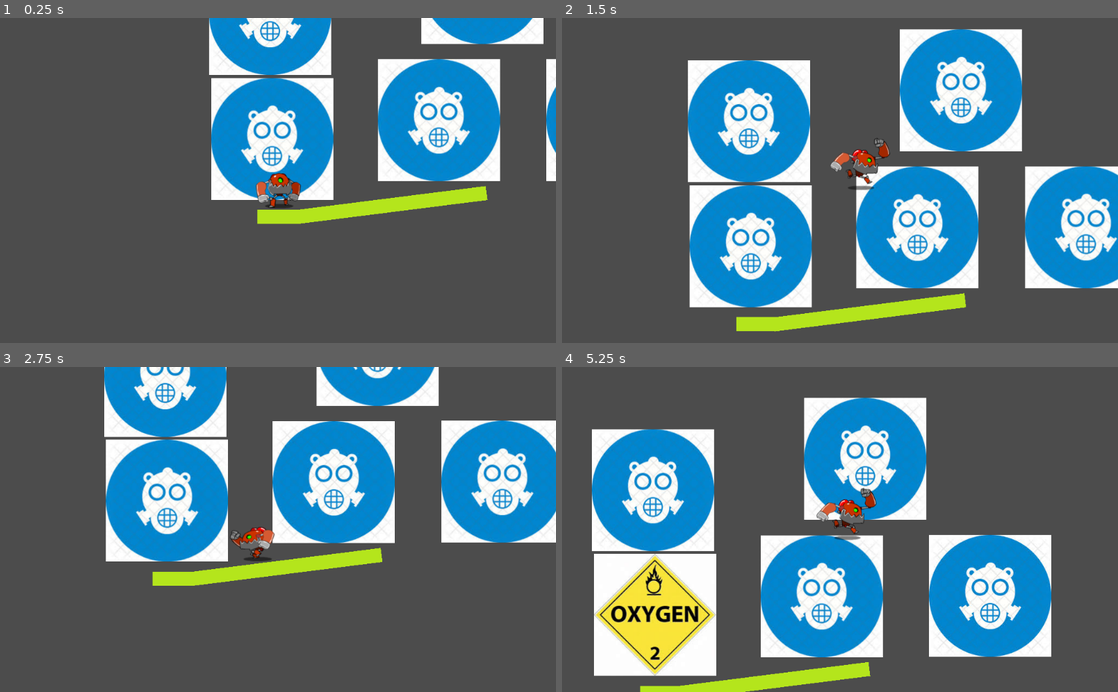
Above: before the commit, frames 1-4 (two rows, left to right).
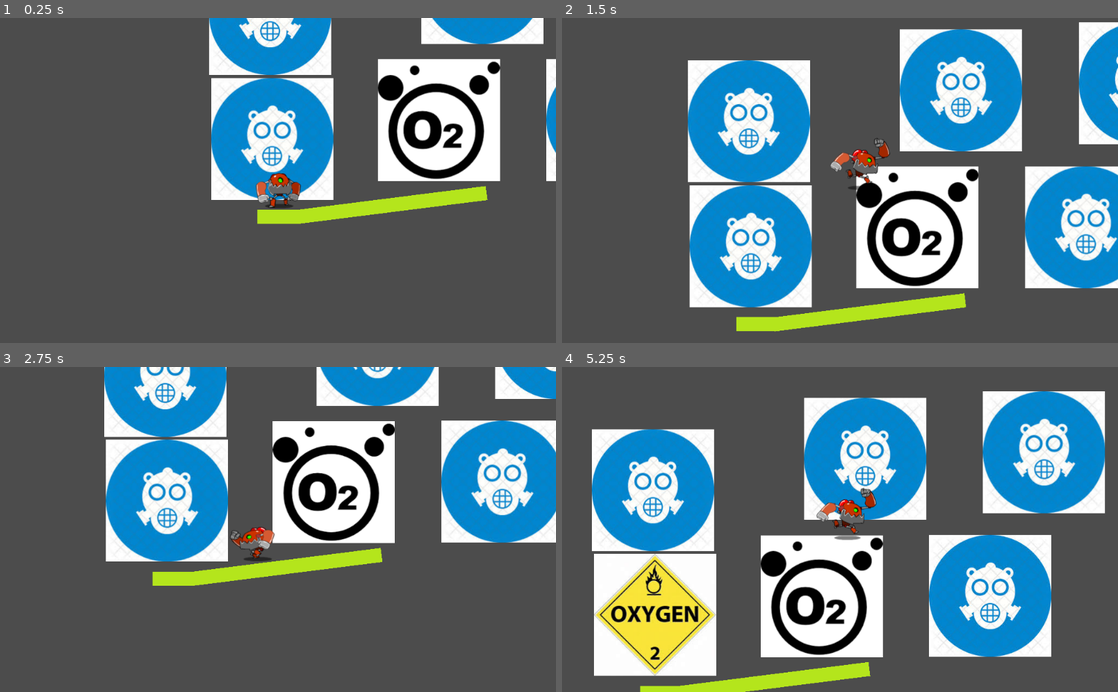
Above: after the commit, the same moments.

Repository: ceco-fmedia/flyfly
Game: Godot game, scene res://MainScene.tscn
Two runs of this game, one before a commit and one after it. Both use one fixed random seed, a clock stepped at 60 frames per second and the inputs below.
Inputs:
- Up to frame 1 (0.25 s): no input
- Up to frame 2 (1.5 s): hold Right (ui_right) from 0.53 s (still down); tap Up (ui_up) at 0.77 s
- Up to frame 3 (2.75 s): tap Up (ui_up) at 1.52 s; release Right (ui_right) at 2.03 s; hold Left (ui_left) from 2.03 s (still down)
- Up to frame 4 (5.25 s): release Left (ui_left) at 2.78 s; hold Right (ui_right) 2.78-4.28 s; tap Up (ui_up) at 3.02, 3.77, 4.52 s; hold Left (ui_left) 4.28-5.03 s; hold Right (ui_right) from 5.03 s (still down)

The runs differ from the first frame. In frame 1, 6.2% of the frame differs, in the area x 67-90%, y 12-51%; in frame 2, 8.8%; in frame 3, 7.2%; in frame 4, 14%, in the area x 35-98%, y 7-90%.

Commit message:
start from level 1 + hull2

Diff:
--- a/MainScene.gd
+++ b/MainScene.gd
@@ -3,6 +3,7 @@
 					 'engine':{'level':null, 'health':null},
 					'lights':{'level':null, 'health':null},
 					'hull':{'level':null, 'health':null},
+					'hull2':{'level':null, 'health':null},
 					'gravity_generator':{'level':null, 'health':null}}
 const DEAD_IN_THE_WATER = 30
 const STILL_GOOD = 50
@@ -11,7 +12,7 @@
 const LASER_DMG = 20
 const DEBRIS_DMG = 5
 const DEBRIS_CHANCE = 50
-const CRACKED_O2_TICKER = 25
+const CRACKED_O2_TICKER = 5
 var can_use_scrubber = false
 var can_use_engine = false
 var can_use_gravity_generator = false
@@ -20,6 +21,7 @@
 var fire_list = []
 var o2_instance = null
 var hull_instance = null
+var hull2_instance = null
 var engine_instance = null
 var lights_instance = null
 var grav_instance = null
@@ -37,6 +39,7 @@
 	grav_instance = get_node("gravity_generator")
 	player_instance = get_node("character")
 	hull_instance = get_node("hull")
+	hull2_instance = get_node("hull2")
 	$DirectorTimer.start()
 
 
@@ -96,7 +99,7 @@
 	var most_likely_to_crack = null
 	var most_distant = 0
 	for utility in UTILITY_LIST:
-		if utility == 'hull': continue # hull cracks on different logic
+		if utility in ['hull', 'hull2']: continue # hull cracks on different logic
 		if UTILITY_LIST[utility]['level'] == 1:
 			var distance = distance_from_player(utility)
 			if distance > most_distant:
@@ -120,7 +123,10 @@
 	if seconds_since_hull_breach< MINIMUM_HULL_BREACH_SECONDS:
 		seconds_since_hull_breach+=1
 		return false
-	var hull_hp = UTILITY_LIST['hull']['health']
+	var pick_hull = randi()%10<5
+	var which_hull = 'hull' if pick_hull else 'hull2'
+	var which_inst = hull_instance if pick_hull else hull2_instance
+	var hull_hp = UTILITY_LIST[which_hull]['health']
 	var laser_chance = DEAD_IN_THE_WATER if UTILITY_LIST['engine']['level']==2 else STILL_GOOD
 	var dice = randi()%100
 	var dmg = 0
@@ -133,22 +139,21 @@
 	if dmg:
 		hull_hp -= dmg
 		if hull_hp<=0:
-			if UTILITY_LIST['hull']['level'] == 3:
-				print("DEAD to HULL BREACH")
+			if UTILITY_LIST[which_hull]['level'] == 3:
+				print("DEAD to "+which_hull+" BREACH")
 			else:
-				print("HULL BREACH level "+ str(UTILITY_LIST['hull']['level']))
-				UTILITY_LIST['hull']['level'] += 1
-				hull_instance.change_level(UTILITY_LIST['hull']['level'])
-				UTILITY_LIST['hull']['health'] = 100
+				print(which_hull + " BREACH level "+ str(UTILITY_LIST[which_hull]['level']))
+				UTILITY_LIST[which_hull]['level'] += 1
+				which_inst.change_level(UTILITY_LIST[which_hull]['level'])
+				UTILITY_LIST[which_hull]['health'] = 100
 		else:
-			UTILITY_LIST['hull']['health'] = hull_hp
+			UTILITY_LIST[which_hull]['health'] = hull_hp
 		seconds_since_hull_breach = 0
 		return true
 	seconds_since_hull_breach += 1
 	return false
 
 func o2_falling():
-	print(UTILITY_LIST['oxygen_scrubber']['health'])
 	if UTILITY_LIST['oxygen_scrubber']['level'] == 2:
 		UTILITY_LIST['oxygen_scrubber']['health'] -= CRACKED_O2_TICKER
 		if UTILITY_LIST['oxygen_scrubber']['health'] <= 0:
--- a/MainScene.tscn
+++ b/MainScene.tscn
@@ -14,6 +14,9 @@
 
 [node name="hull" parent="." instance=ExtResource( 8 )]
 position = Vector2( 706.943, 385.879 )
+
+[node name="hull2" parent="." instance=ExtResource( 8 )]
+position = Vector2( 806.427, 120.587 )
 
 [node name="oxygen_scrubber" parent="." instance=ExtResource( 2 )]
 position = Vector2( 89.6088, 420.959 )
--- a/engine.tscn
+++ b/engine.tscn
@@ -7,11 +7,6 @@
 
 [sub_resource type="SpriteFrames" id=1]
 animations = [ {
-"frames": [ ExtResource( 2 ) ],
-"loop": true,
-"name": "level_3",
-"speed": 20.0
-}, {
 "frames": [ ExtResource( 3 ) ],
 "loop": true,
 "name": "level_2",
@@ -20,6 +15,11 @@
 "frames": [ ExtResource( 1 ) ],
 "loop": true,
 "name": "level_1",
+"speed": 20.0
+}, {
+"frames": [ ExtResource( 2 ) ],
+"loop": true,
+"name": "level_3",
 "speed": 20.0
 } ]
 
@@ -36,7 +36,7 @@
 
 [node name="Anim" type="AnimatedSprite" parent="."]
 frames = SubResource( 1 )
-animation = "level_3"
+animation = "level_1"
 
 [node name="CollisionShape2D" type="CollisionShape2D" parent="."]
 scale = Vector2( 1, 1.01644 )
